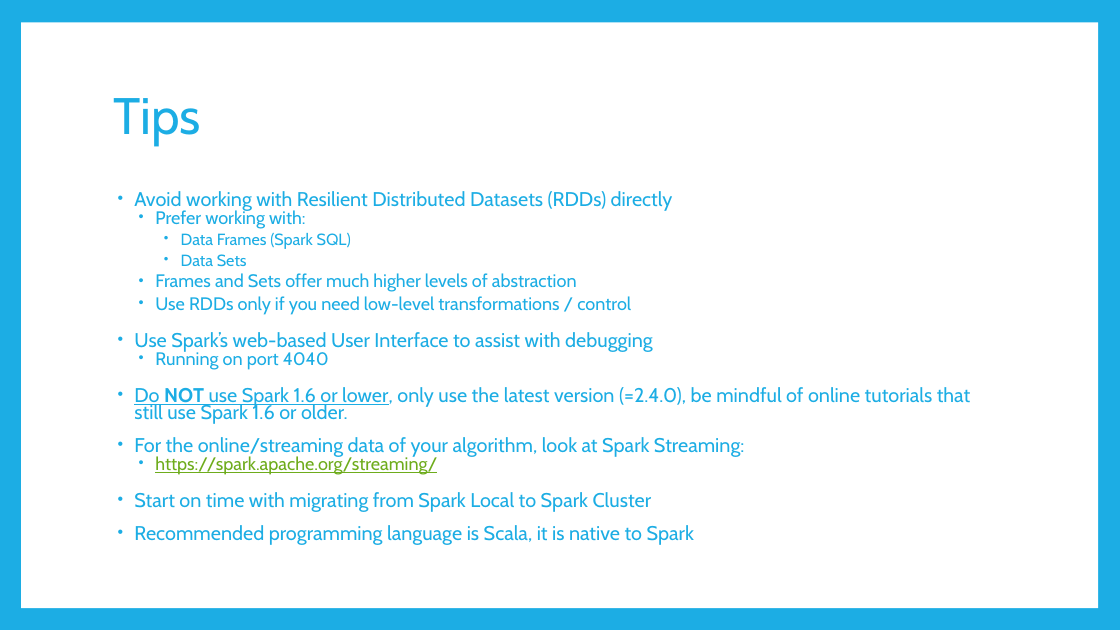
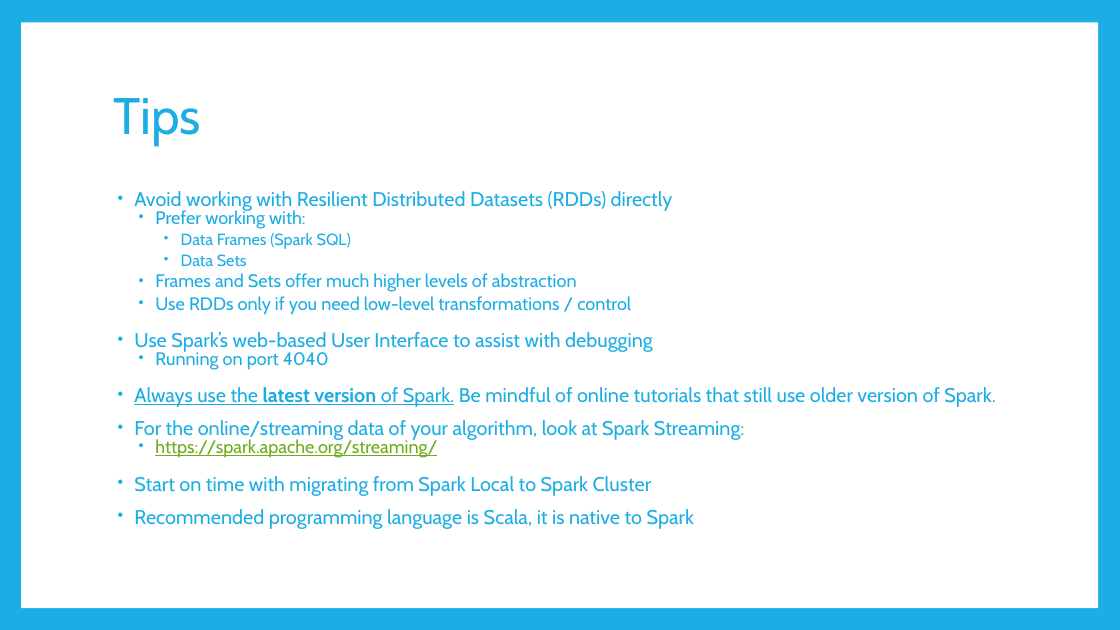
Before and after one commit to rug-sc/spark-boot-camp, a slide deck: slide 16 of slides/Apache Spark Bootcamp.pptx. Drawn at 1120x630 pixels with LibreOffice and Linux fonts; fonts in the diff are those of the drawing. Boxes give left, top, right and bottom in pixels: in the first picture for what was removed or moved away, otherwise in the second. Text is boxed around its words. In the diff, an @@ line names an element or a change of style, - is before the commit and + after.

```diff
--- a/slides/Apache Spark Bootcamp.pptx
+++ b/slides/Apache Spark Bootcamp.pptx
@@ text at [134, 387, 995, 407]: text changed @@
-• Do NOT use Spark 1.6 or lower, only use the latest version (=2.4.0), be mindful of online tutorials that still use Spark 1.6 or older.
+• Always use the latest version of Spark. Be mindful of online tutorials that still use older version of Spark.
```
Also in this commit, not shown: 10 other slides changed, 1 other file.
